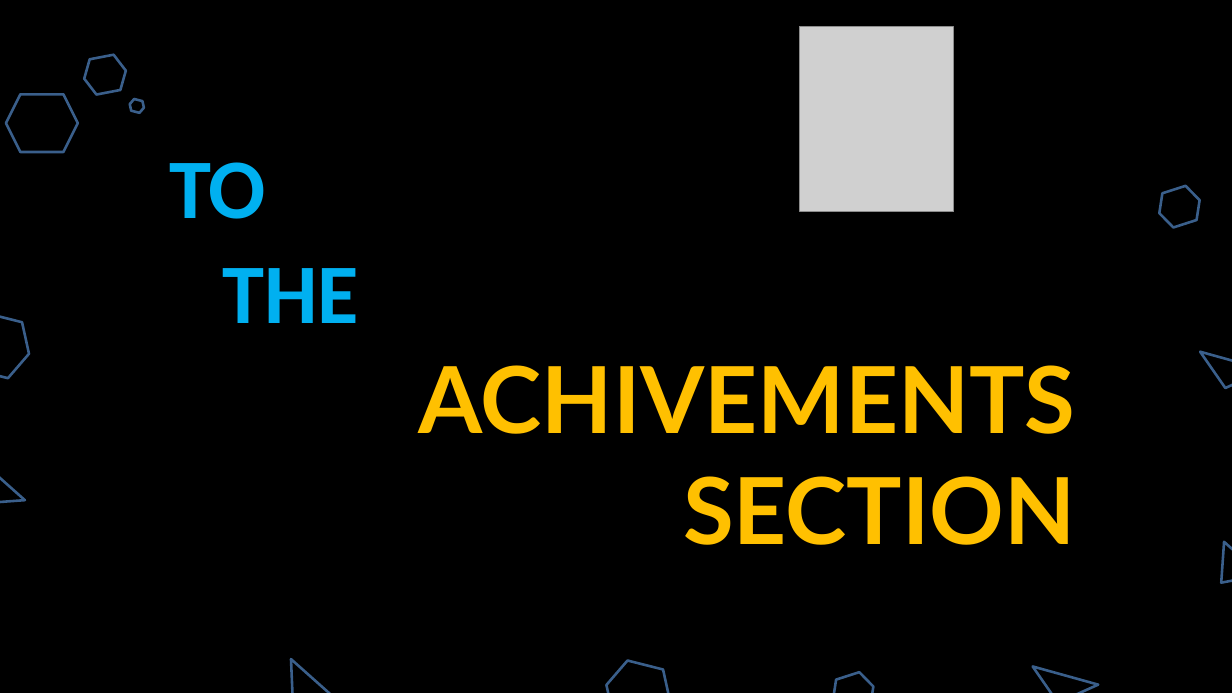
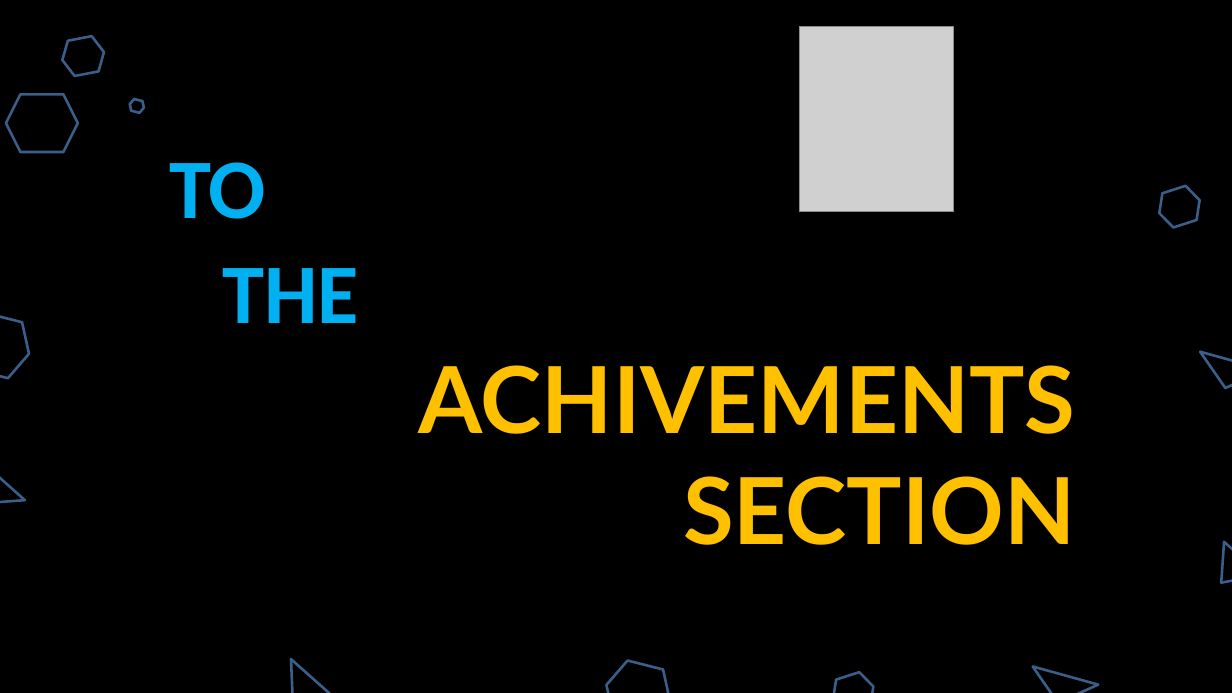
Before and after one commit to PersonGajendra/Milestone, a slide deck: slide 2 of AnnualFunc-MSA-24.pptx. Drawn at 1232x693 pixels with LibreOffice and Linux fonts; fonts in the diff are those of the drawing; grey boxes stand for pictures. Boxes give left, top, right and bottom in pixels: in the first picture for what was removed or moved away, otherwise in the second. Text is boxed around its words. In the diff, an @@ line names an element or a change of style, - is before the commit and + after.

```diff
--- a/AnnualFunc-MSA-24.pptx
+++ b/AnnualFunc-MSA-24.pptx
@@ hexagon: place and size @@
-hexagon at (81,53,130,96)
+hexagon at (59,34,107,78)
```
Also in this commit, not shown: 18 other slides changed.
